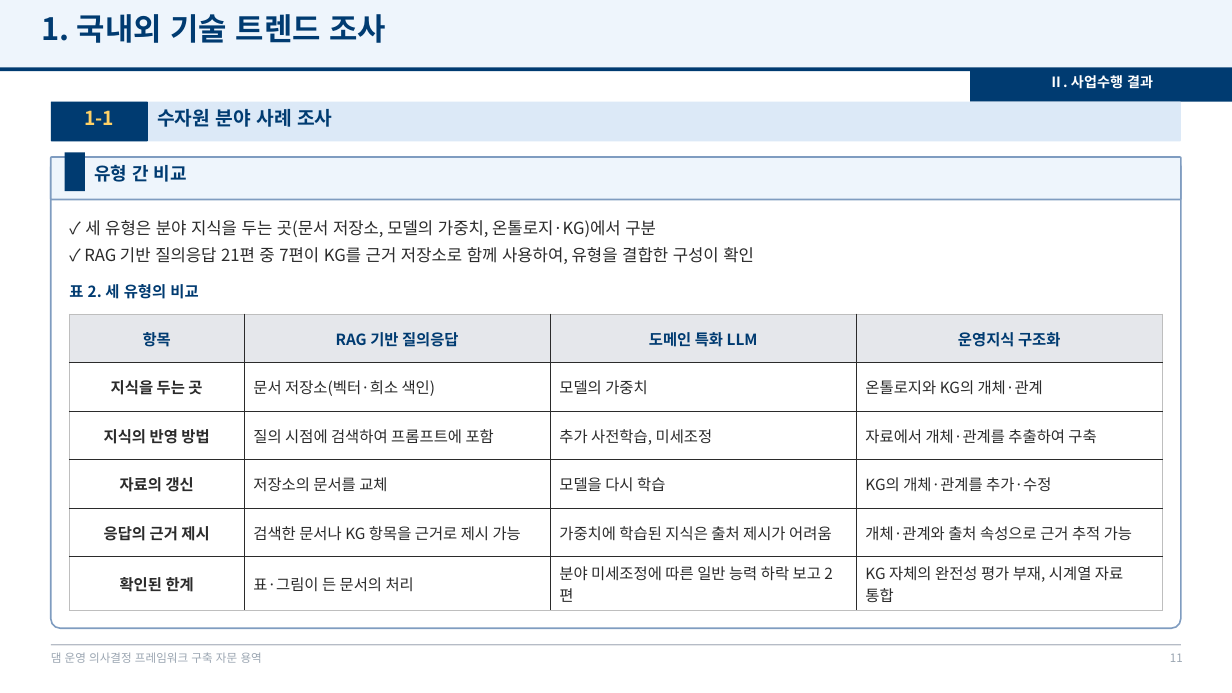
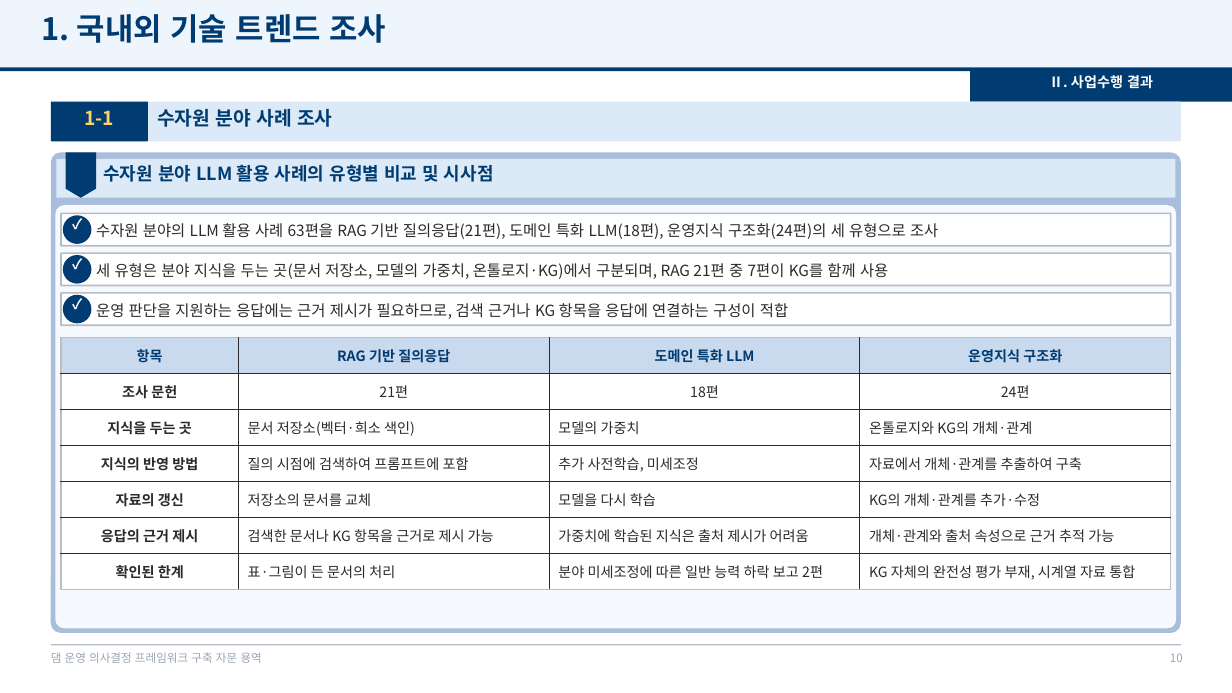
Before and after one commit to mkm1119/KGRAG-LLM, a slide deck: slide 10 of project_khnp/2026.12.09_최종보고회_발표자료_템플릿.pptx (slide 11 before the commit). Drawn at 1232x693 pixels with LibreOffice and Linux fonts; fonts in the diff are those of the drawing; background and template pictures are left out. Boxes give left, top, right and bottom in pixels: in the first picture for what was removed or moved away, otherwise in the second. Text is boxed around its words. In the diff, an @@ line names an element or a change of style, - is before the commit and + after.

```diff
--- a/project_khnp/2026.12.09_최종보고회_발표자료_템플릿.pptx
+++ b/project_khnp/2026.12.09_최종보고회_발표자료_템플릿.pptx
@@ rounded rectangle: place and size @@
-rounded rectangle at <box>51,157,1181,628</box>
+rounded rectangle at <box>51,152,1181,633</box>
@@ rounded rectangle at <box>51,152,1181,633</box>: fill #FFFFFF to #A9BEDB; outline #7F9CC0 1.25 pt to none @@
@@ rectangle added at <box>56,159,1176,198</box>, fill #DCE9F7 @@
@@ rectangle removed at <box>65,152,85,191</box> @@
@@ flow chart offpage connector added at <box>66,152,96,198</box>, fill #003B71 @@
@@ text at <box>103,165,494,182</box>: text changed @@
-유형 간 비교
+수자원 분야 LLM 활용 사례의 유형별 비교 및 시사점
@@ rounded rectangle added at <box>55,205,1177,628</box>, fill #F6F9FD @@
@@ rounded rectangle: place and size @@
-rounded rectangle at <box>51,157,1181,200</box>
+rounded rectangle at <box>61,213,1171,246</box>
@@ rounded rectangle at <box>61,213,1171,246</box>: fill #EEF5FC to #FFFFFF; outline #7F9CC0 1.25 pt to #B6BCC6 1.25 pt @@
@@ ellipse added at <box>63,215,91,244</box>, fill #003B71 @@
@@ text added at <box>63,215,91,242</box>, 11 pt, text #FFFFFF, bold @@
+✓
@@ text added at <box>96,223,938,239</box>, 12 pt, text #2B2B2B @@
+수자원 분야의 LLM 활용 사례 63편을 RAG 기반 질의응답(21편), 도메인 특화 LLM(18편), 운영지식 구조화(24편)의 세 유형으로 조사
@@ rounded rectangle added at <box>61,253,1171,286</box>, fill #FFFFFF, outline #B6BCC6 1.25 pt @@
@@ ellipse added at <box>63,255,91,284</box>, fill #003B71 @@
@@ text added at <box>63,256,91,283</box>, 11 pt, text #FFFFFF, bold @@
+✓
@@ text at <box>96,263,888,279</box>: text changed; size 13 to 12 pt @@
-✓ 세 유형은 분야 지식을 두는 곳(문서 저장소, 모델의 가중치, 온톨로지·KG)에서 구분
-✓ RAG 기반 질의응답 21편 중 7편이 KG를 근거 저장소로 함께 사용하여, 유형을 결합한 구성이 확인
+세 유형은 분야 지식을 두는 곳(문서 저장소, 모델의 가중치, 온톨로지·KG)에서 구분되며, RAG 21편 중 7편이 KG를 함께 사용
@@ rounded rectangle added at <box>61,293,1171,325</box>, fill #FFFFFF, outline #B6BCC6 1.25 pt @@
@@ ellipse added at <box>63,295,91,323</box>, fill #003B71 @@
@@ text added at <box>63,295,91,322</box>, 11 pt, text #FFFFFF, bold @@
+✓
@@ text removed at <box>69,284,198,299</box> @@
-표 2. 세 유형의 비교
@@ text added at <box>96,303,788,319</box>, 12 pt, text #2B2B2B @@
+운영 판단을 지원하는 응답에는 근거 제시가 필요하므로, 검색 근거나 KG 항목을 응답에 연결하는 구성이 적합
@@ table at <box>61,337,1170,590</box> @@
+row 2: 조사 문헌 | 21편 | 18편 | 24편
@@ table: place and size @@
-table at <box>69,314,1162,606</box>
+table at <box>61,337,1170,590</box>
@@ page number at <box>1170,653,1183,662</box>: text changed @@
-11
+10
```
Also in this commit, not shown: 18 other slides changed, 15 slides added, 3 slides removed, 1 other file.
